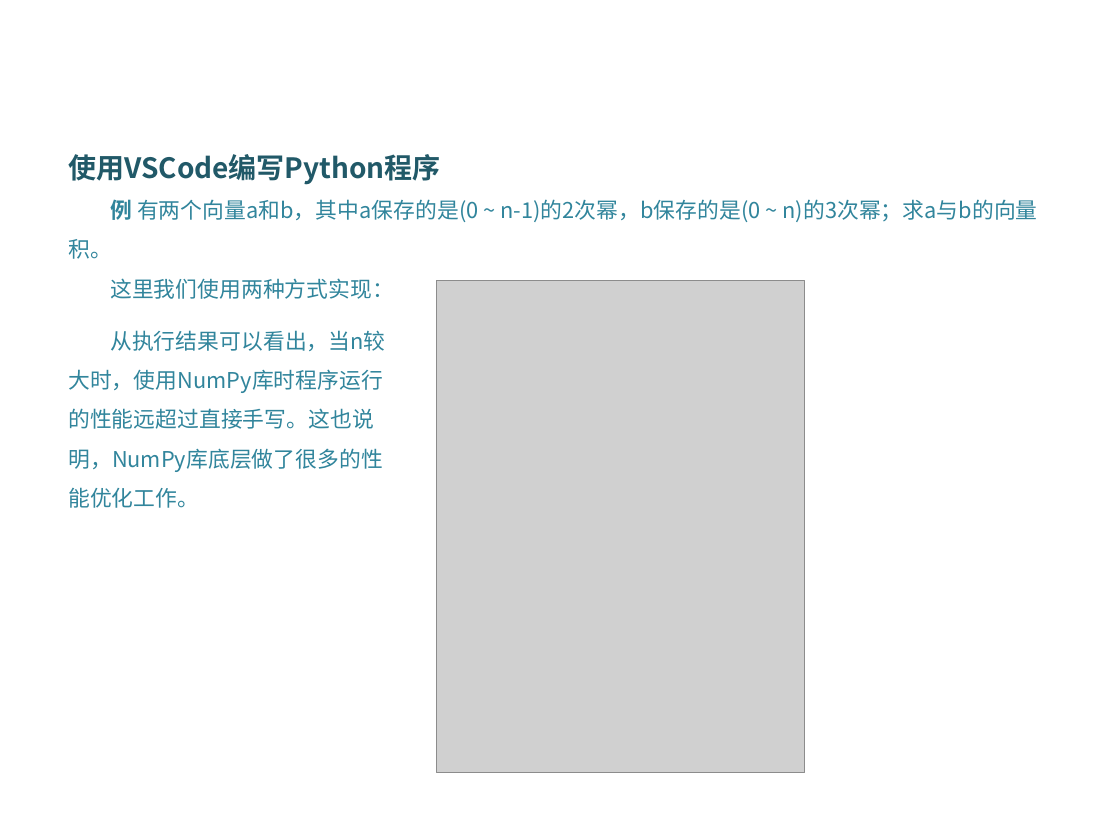
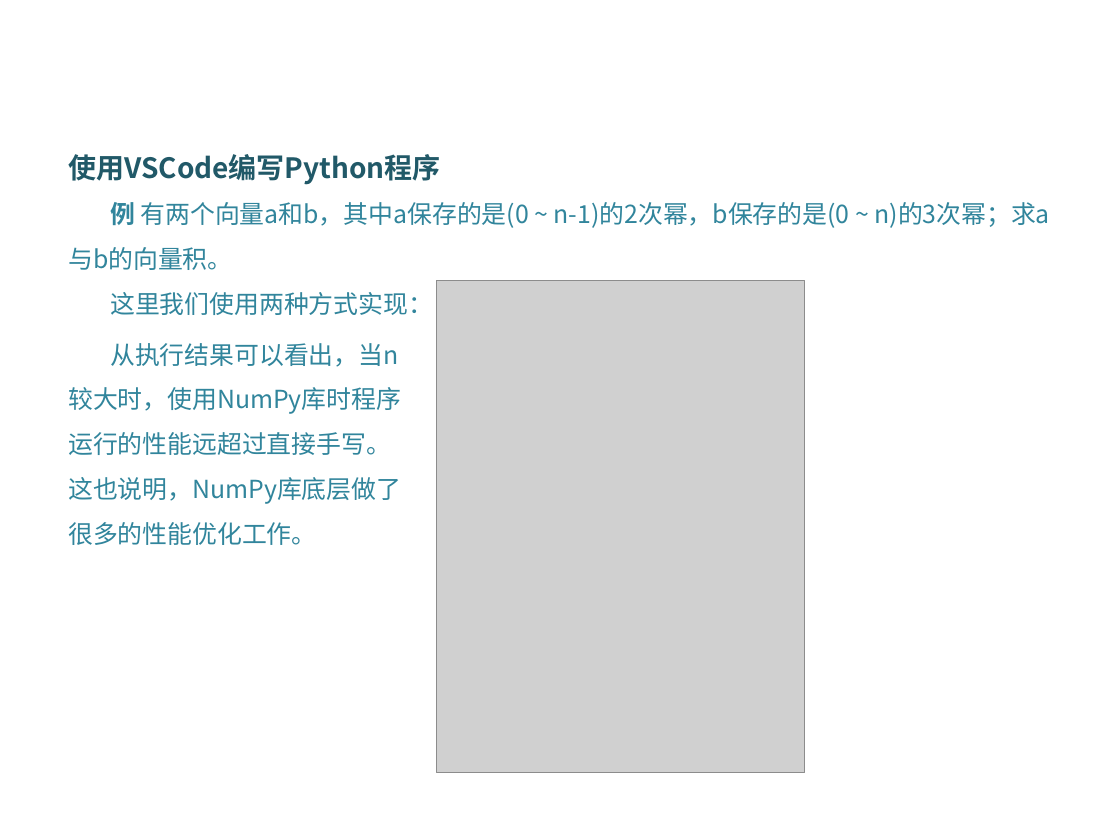
Before and after one commit to DataScienceCoding/Python-Data-Analysis, a slide deck: slide 10 of Python-Data-Analysis.pptx (slide 9 before the commit). Drawn at 1120x840 pixels with LibreOffice and Linux fonts; fonts in the diff are those of the drawing; grey boxes stand for pictures; background and template pictures are left out. Boxes give left, top, right and bottom in pixels: in the first picture for what was removed or moved away, otherwise in the second. Text is boxed around its words. In the diff, an @@ line names an element or a change of style, - is before the commit and + after.

```diff
--- a/Python-Data-Analysis.pptx
+++ b/Python-Data-Analysis.pptx
@@ text at [68,202,1049,315]: size 14 to 16 pt in "例 有两个向量a和b，其中a保存的是(0 ~ n-1)的2次幂，b保存的是(0 ~ n)的3次幂；求a与b的向量积。", "这里我们使用两种方式实现：" @@
@@ text "从执行结果可以看出，当n较大时，使用NumPy库时程序运行的性能远超过直接手写。这也说明，NumPy库底层做了很多的性能 ...": place and size @@
-text "从执行结果可以看出，当n较大时，使用NumPy库时程序运行的性能远超过直接手写。这也说明，NumPy库底层做了很多的性能 ..." at [68,330,385,508]
+text "从执行结果可以看出，当n较大时，使用NumPy库时程序运行的性能远超过直接手写。这也说明，NumPy库底层做了很多的性能 ..." at [68,343,401,545]
@@ text "从执行结果可以看出，当n较大时，使用NumPy库时程序运行的性能远超过直接手写。这也说明，NumPy库底层做了很多的性能 ..." at [68,343,401,545]: size 14 to 16 pt @@
```
Also in this commit, not shown: 5 other slides changed, 1 slide added, 1 other file.
